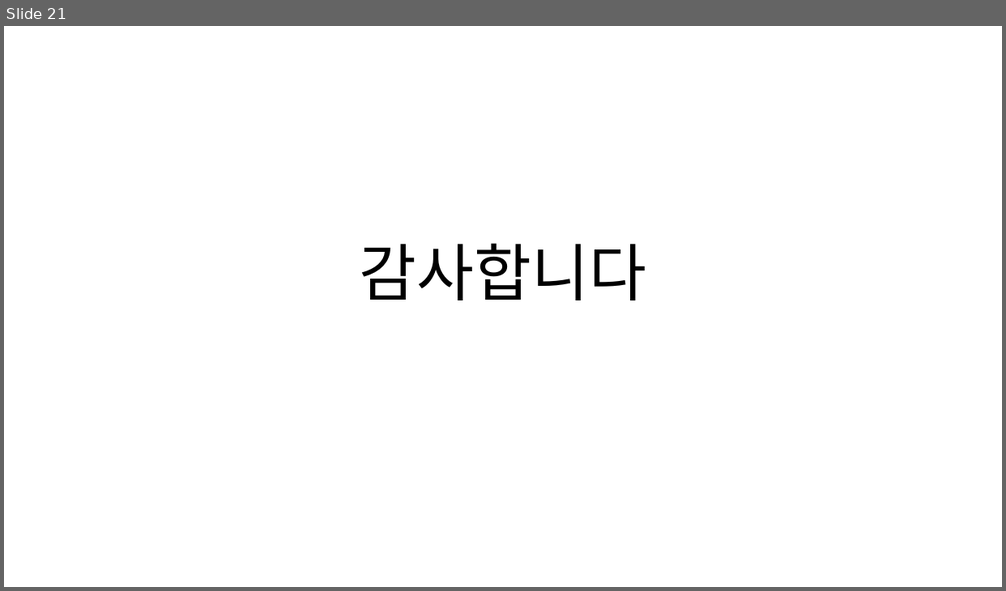
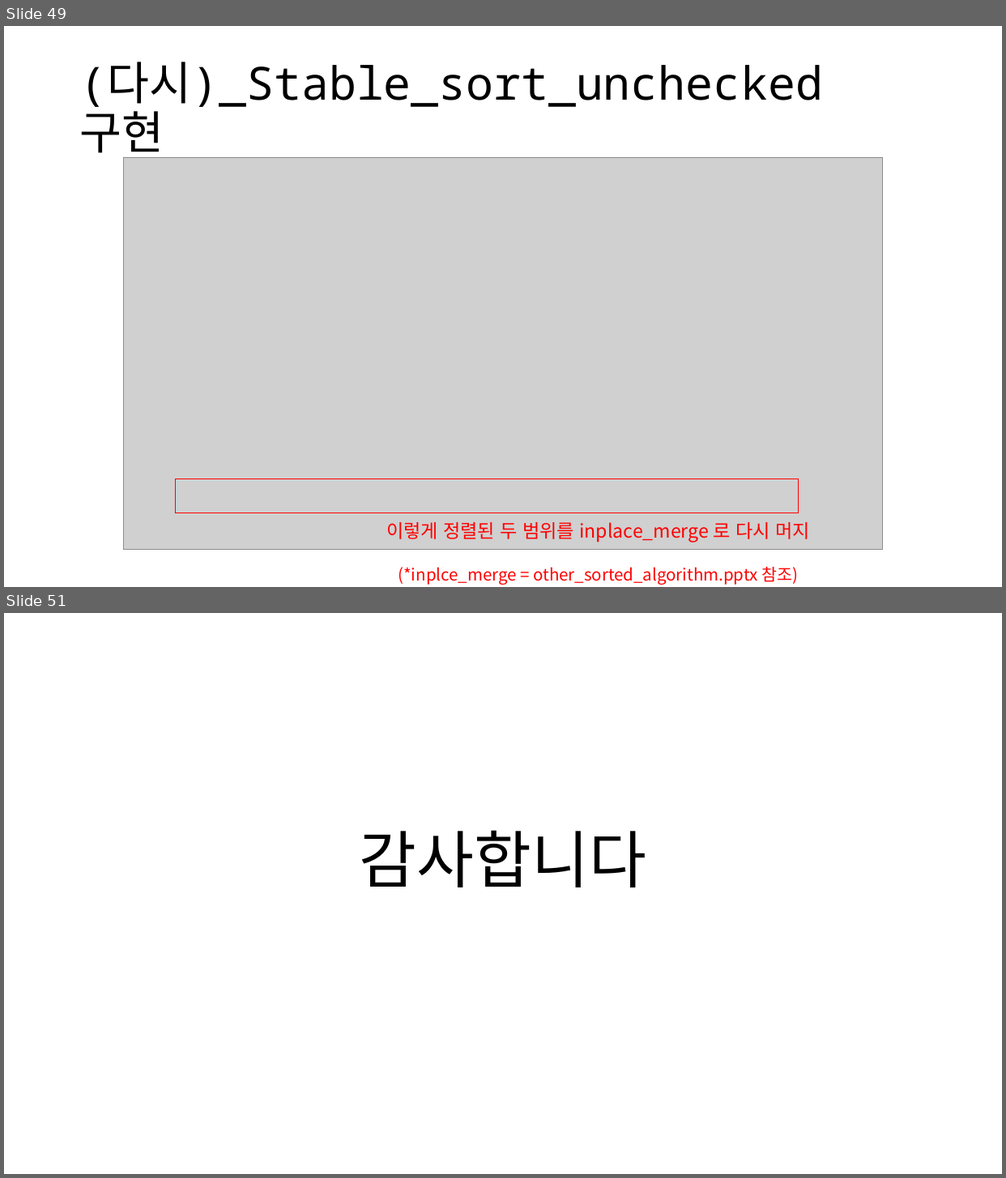
Before and after one commit to OptimizationStudy/Repo2019, a slide deck: opt_study_sorting_operations.pptx. Shown one above the other, each under a label of ours: slide 21 before the commit, slides 49 and 51 after it; the slides between them are not shown. The pictures are 1006x591 and 1006x1178 pixels, drawn with LibreOffice and Linux fonts; fonts in the diff are those of the drawing; grey boxes stand for pictures. Boxes give left, top, right and bottom in pixels: in the first picture for what was removed or moved away, otherwise in the second. Text is boxed around its words. In the diff, an @@ line names an element or a change of style, - is before the commit and + after.

Commit message:
update partial_sort, stable_sort

```diff
--- a/opt_study_sorting_operations.pptx
+++ b/opt_study_sorting_operations.pptx
@@ slide 49 added at (4,26,1002,587), background #FFFFFF @@
@@ title added at (80,62,823,161), 44 pt, text #000000 @@
+(다시)_Stable_sort_unchecked 구현
@@ picture added at (123,158,883,549) @@
@@ rectangle added at (176,479,799,514), outline #FF0000 1 pt @@
@@ text added at (386,523,810,585), 16 pt, text #FF0000 @@
+이렇게 정렬된 두 범위를 inplace_merge 로 다시 머지
+(*inplce_merge = other_sorted_algorithm.pptx 참조)
@@ what was slide 21 is now slide 51 @@
```
Also in this commit, not shown: 1 slide changed, 29 other slides added.
